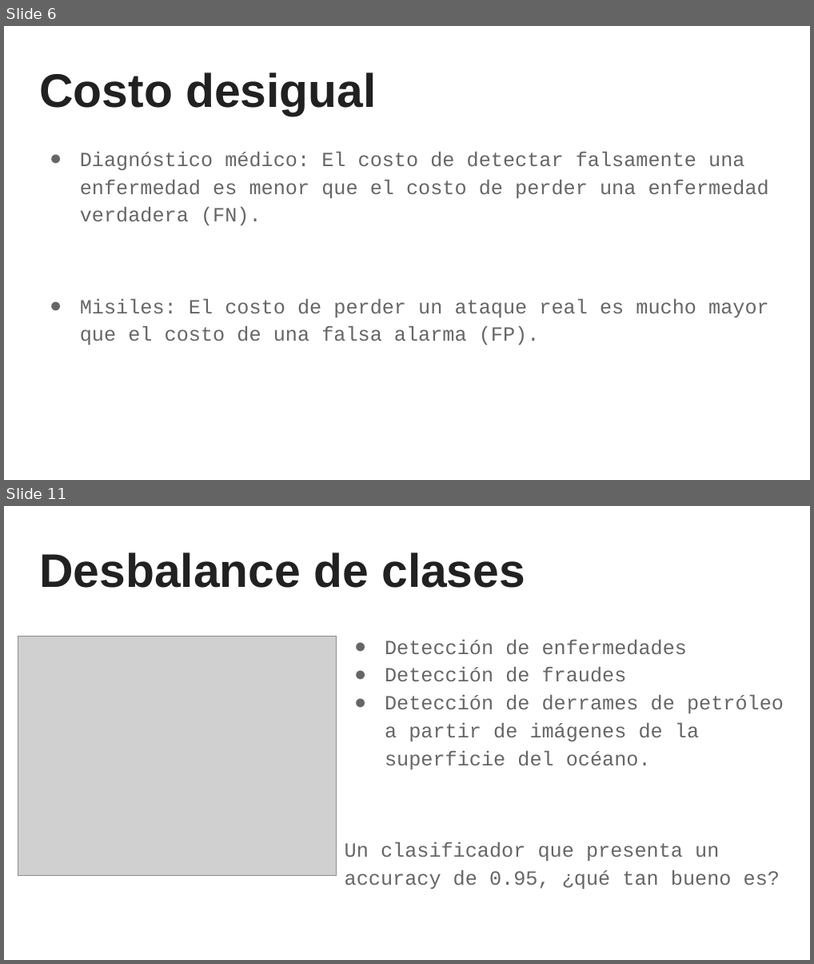
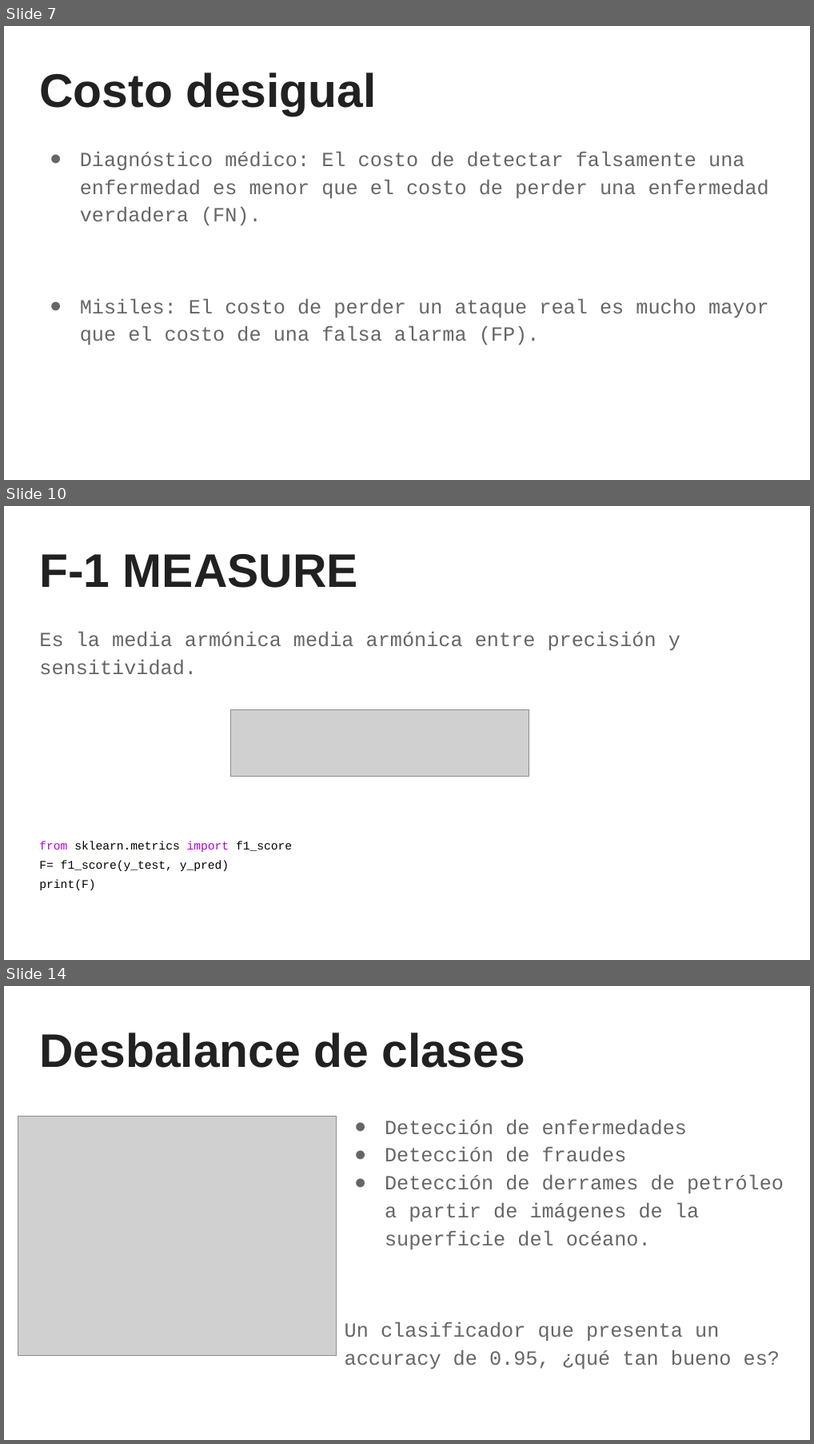
Before and after one commit to sainosmichelle/sainosmichelle.github.io, a slide deck: assets/files/Tema5/5. Rendimiento de los modelos.pptx. Shown one above the other, each under a label of ours: slides 6 and 11 before the commit, slides 7, 10 and 14 after it; the slides between them are not shown. The pictures are 814x964 and 814x1444 pixels, drawn with LibreOffice and Linux fonts; fonts in the diff are those of the drawing; grey boxes stand for pictures. Boxes give left, top, right and bottom in pixels: in the first picture for what was removed or moved away, otherwise in the second. Text is boxed around its words. In the diff, an @@ line names an element or a change of style, - is before the commit and + after.

```diff
--- a/assets/files/Tema5/5. Rendimiento de los modelos.pptx
+++ b/assets/files/Tema5/5. Rendimiento de los modelos.pptx
@@ slide 10 added at [4, 506, 810, 960], background #FFFFFF @@
@@ title added at [39, 554, 358, 588], 42 pt, text #212121, bold @@
+F-1 MEASURE
@@ text added at [39, 632, 681, 890], 10.5 pt, text #666666 @@
+Es la media armónica media armónica entre precisión y sensitividad.
+from sklearn.metrics import f1_score
+F= f1_score(y_test, y_pred)
+print(F)
@@ picture added at [231, 710, 530, 776] @@
@@ what was slide 6 is now slide 7 @@
@@ what was slide 11 is now slide 14 @@
```
Also in this commit, not shown: 7 slides changed, 4 other slides added, 2 slides removed, 3 other files.
